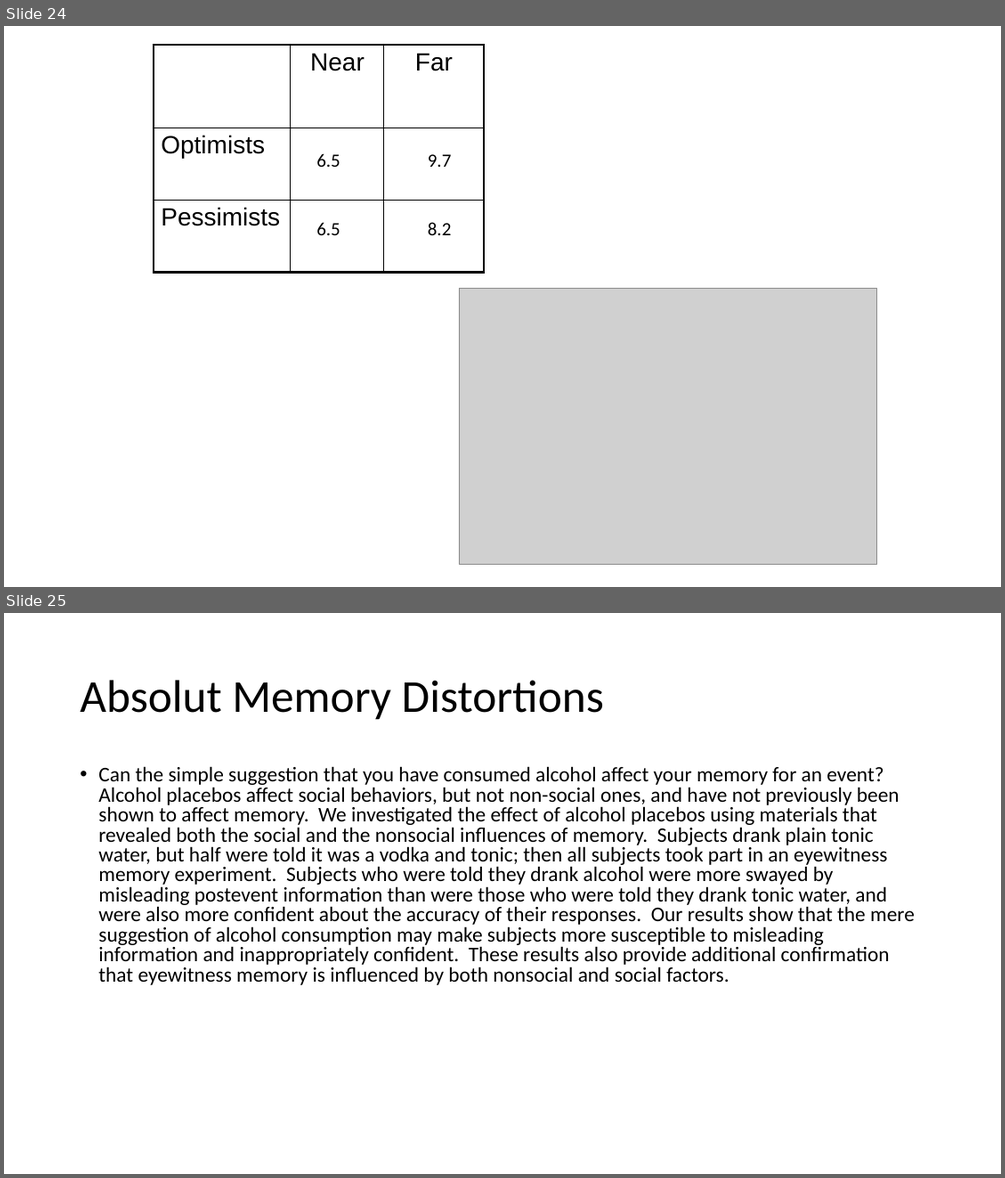
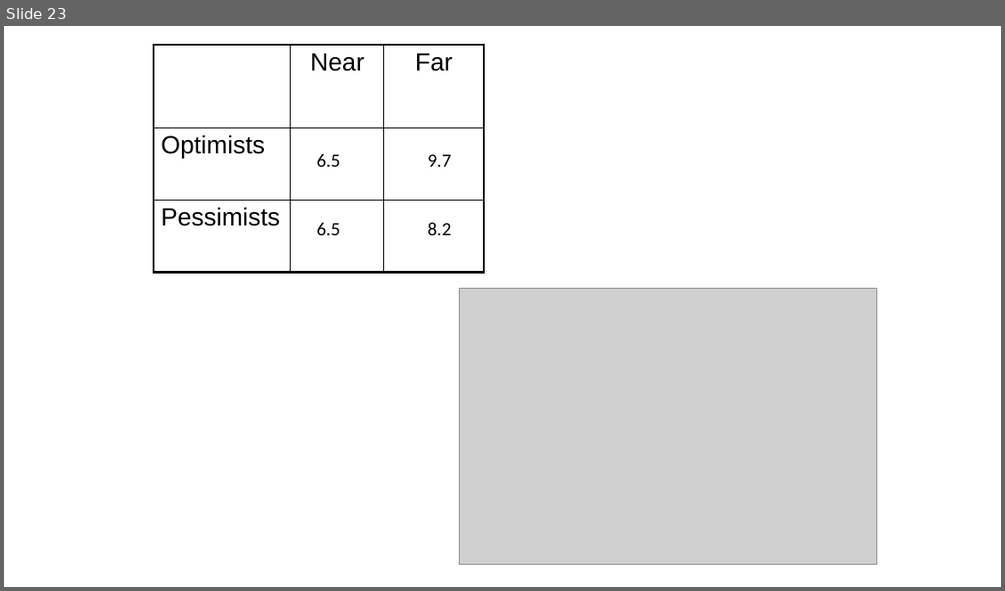
Before and after one commit to preber/Research-Methods, a slide deck: Class Slides 2024/Class 12.pptx. Shown one above the other, each under a label of ours: slides 24 and 25 before the commit, slide 23 after it. The pictures are 1005x1178 and 1005x591 pixels, drawn with LibreOffice and Linux fonts; fonts in the diff are those of the drawing; grey boxes stand for pictures. Boxes give left, top, right and bottom in pixels: in the first picture for what was removed or moved away, otherwise in the second. Text is boxed around its words. In the diff, an @@ line names an element or a change of style, - is before the commit and + after.

```diff
--- a/Class Slides 2024/Class 12.pptx
+++ b/Class Slides 2024/Class 12.pptx
@@ slide 25 removed at box(4, 613, 1001, 1174), background #FFFFFF @@
@@ title removed at box(80, 680, 604, 720) @@
-Absolut Memory Distortions
@@ text removed at box(98, 766, 914, 985) @@
-• Can the simple suggestion that you have consumed alcohol affect your memory for an event? Alcohol placebos affect social behaviors, but not non-social ones, and have not previously been shown to affect memory. We investigated the effect of alcohol placebos using materials that revealed both the social and the nonsocial influences of memory. Subjects drank plain tonic water, but half were told it was a vodka and tonic; then all subjects took part in an eyewitness memory experiment. Subjects who were told they drank alcohol were more swayed by misleading postevent information than were those who were told they drank tonic water, and were also more confident about the accuracy of their responses. Our results show that the mere suggestion of alcohol consumption may make subjects more susceptible to misleading information and inappropriately confident. These results also provide additional confirmation that eyewitness memory is influenced by both nonsocial and social factors.
@@ what was slide 24 is now slide 23 @@
```
Also in this commit, not shown: 1 slide changed, 4 other slides removed, 9 other files.
